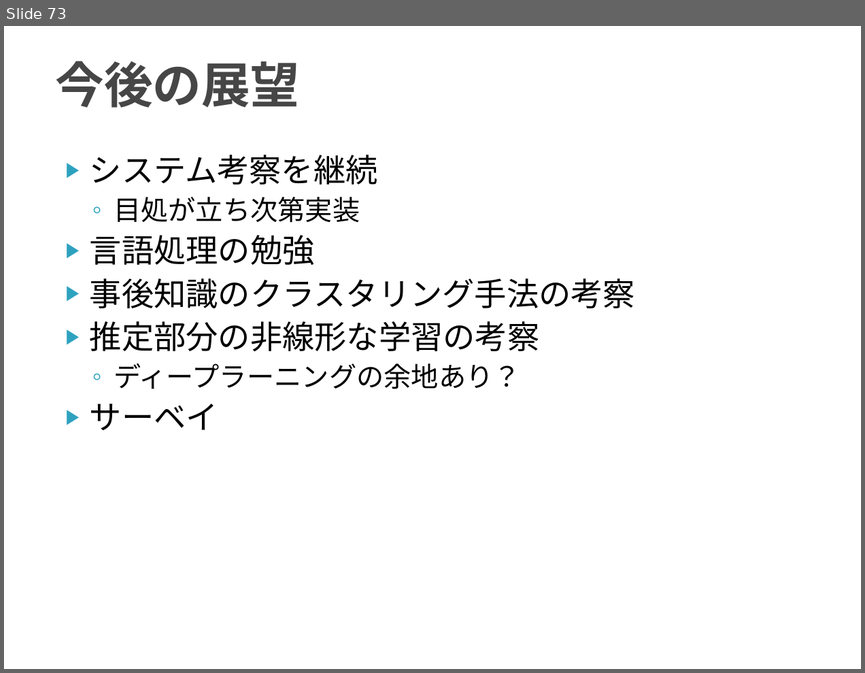
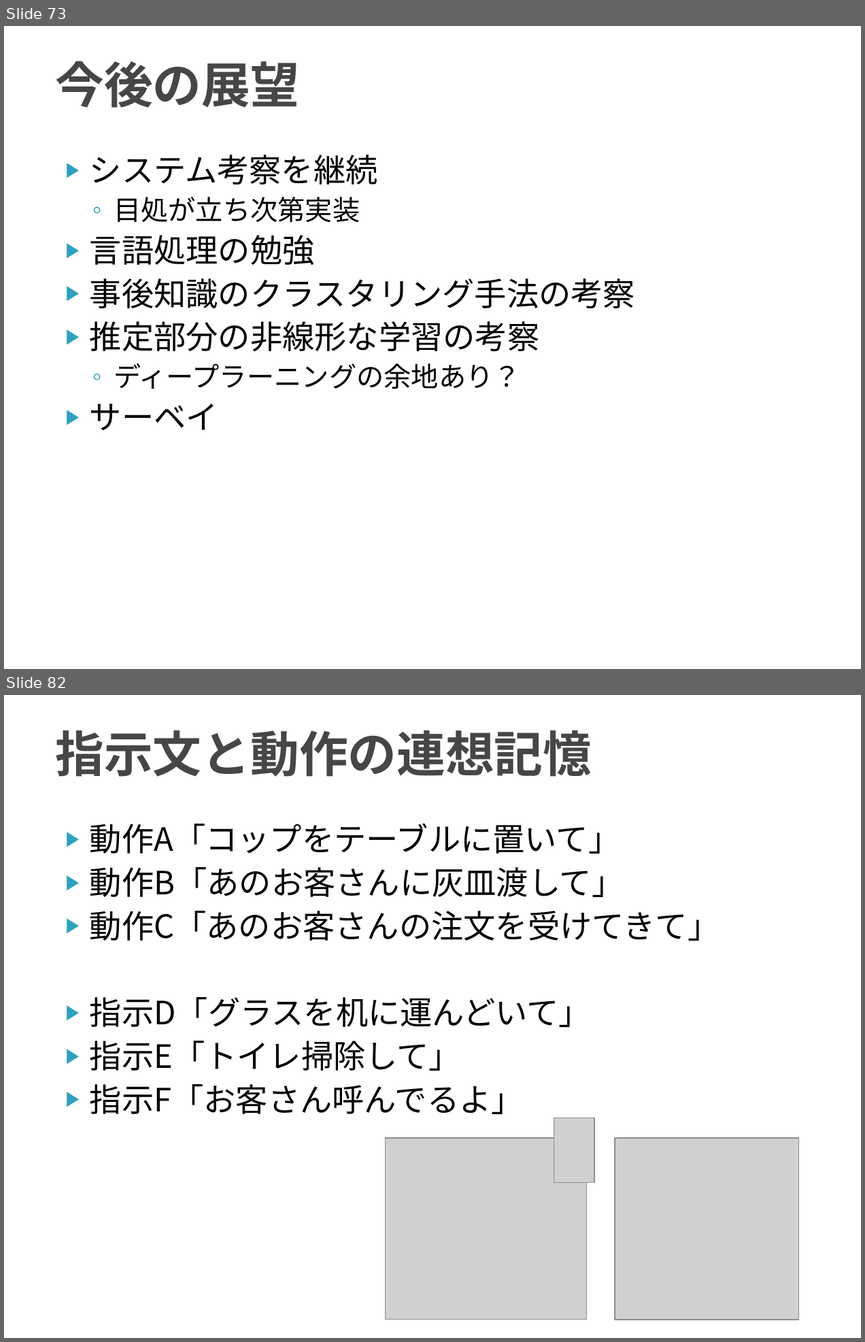
Before and after one commit to TetsuyaKomota/GitforEclipseTest, a slide deck: IntentionLearning_v2/slide/discussion2016.pptx. Shown one above the other, each under a label of ours: slide 73 before the commit, slides 73 and 82 after it; the slides between them are not shown. The pictures are 865x673 and 865x1342 pixels, drawn with LibreOffice and Linux fonts; fonts in the diff are those of the drawing; grey boxes stand for pictures. Boxes give left, top, right and bottom in pixels: in the first picture for what was removed or moved away, otherwise in the second. Text is boxed around its words. In the diff, an @@ line names an element or a change of style, - is before the commit and + after.

```diff
--- a/IntentionLearning_v2/slide/discussion2016.pptx
+++ b/IntentionLearning_v2/slide/discussion2016.pptx
@@ slide 82 added at (x1=4, y1=695, x2=861, y2=1338), background #FFFFFF @@
@@ title added at (x1=55, y1=730, x2=592, y2=777), 41 pt, text #464646, bold @@
+指示文と動作の連想記憶
@@ text added at (x1=90, y1=823, x2=720, y2=1114), 27 pt, text #000000 @@
+▶ 動作A「コップをテーブルに置いて」
+▶ 動作B「あのお客さんに灰皿渡して」
+▶ 動作C「あのお客さんの注文を受けてきて」
+▶ 指示D「グラスを机に運んどいて」
+▶ 指示E「トイレ掃除して」
+▶ 指示F「お客さん呼んでるよ」
@@ picture added at (x1=554, y1=1117, x2=594, y2=1183) @@
@@ picture added at (x1=385, y1=1138, x2=587, y2=1320) @@
@@ picture added at (x1=615, y1=1138, x2=799, y2=1320) @@
```
Also in this commit, not shown: 4 slides changed, 12 other slides added, 1 other file.
